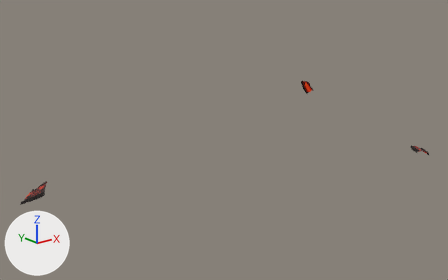
The glTF model lava_seg_12.glb, before and after one commit.
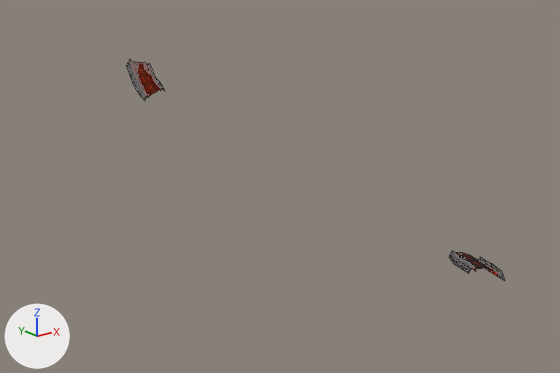
Each version is shown whole from a 50 mm lens placed at (-145.6, -148.6, 88.2), pointed at (-25.1, 2.1, 27.9), then close up on the part from 58% to 100% of the width and 21% to 67% of the height. Every picture has the same lights, and +X, +Y and +Z are marked at lower left. The older version's two pictures come first. The close-ups show mesh edges as thin lines.

In view in the first close-up: 'seg'.
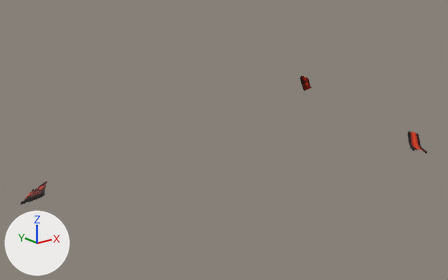
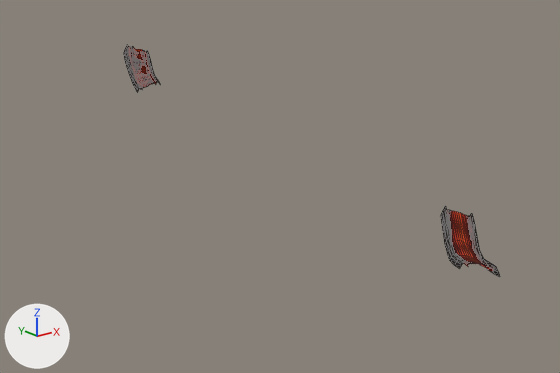
Changed parts and their boxes [x1, y1, x2, y2] in the close-ups (560 x 373 px; the box of a moved part takes in the faces that stretch with it):
'seg', reshaped: before [126, 59, 505, 281]; after [124, 45, 500, 277]
part 1 of me_mesh_0, added (red): after [447, 210, 490, 268]
part 2 of me_mesh_0, added: after [470, 213, 500, 277]
part 3 of me_mesh_0, added: after [441, 206, 468, 269]
part 4 of me_mesh_0, moved or reshaped: before [126, 59, 164, 100]; after [124, 45, 160, 92]
part 5 of me_mesh_0, deleted: before [449, 251, 505, 281]
part 6 of me_mesh_0, surface changed: [139, 71, 153, 79] in both

Edits to the bpy script that builds the scene:
```text
Change me_mesh_0:
    used by ob_seg; location = (0.0, 0.0, 0.0)
    remove me_mesh_0.from_pydata(...)  # 425 vertices, 616 faces; spans x -81.7..56.1, y -60.9..42.9, z 9.2..36.8
    add me_mesh_0.from_pydata(...)  # 450 vertices, 660 faces; spans x -81.7..54.8, y -59.7..42.8, z 9.2..40.5
    me_mesh_0 part 1: a new loose piece of 65 vertices spanning x -7.5..-2.8, y -59.3..-53.7, z 35.5..40.1, in mat_material_0
    me_mesh_0 part 2: a new loose piece of 30 vertices spanning x -5.5..-2.2, y -59.7..-54.6, z 34.9..39.6, in mat_material_1
    me_mesh_0 part 3: a new loose piece of 30 vertices spanning x -8.0..-5.0, y -58.0..-53.5, z 35.9..40.5, in mat_material_1
    me_mesh_0 part 4: 19 vertices moved from x 51.5..53.7, y 39.2..42.5, z 26.8..29.6 to x 51.5..53.7, y 39.2..42.5, z 26.9..29.4; 93 vertices removed from x 50.0..56.1, y 37.8..42.9, z 23.9..31.5; 118 vertices added at x 47.9..54.8, y 36.9..42.8, z 25.5..34.1
    me_mesh_0 part 5: 125 vertices removed from x -8.7..-3.3, y -60.9..-55.2, z 35.0..36.8
    me_mesh_0 part 6: 16 kept faces spanning x 52.0..53.7, y 38.8..41.0, z 28.0..29.6 get new texture (UV) coordinates
```
